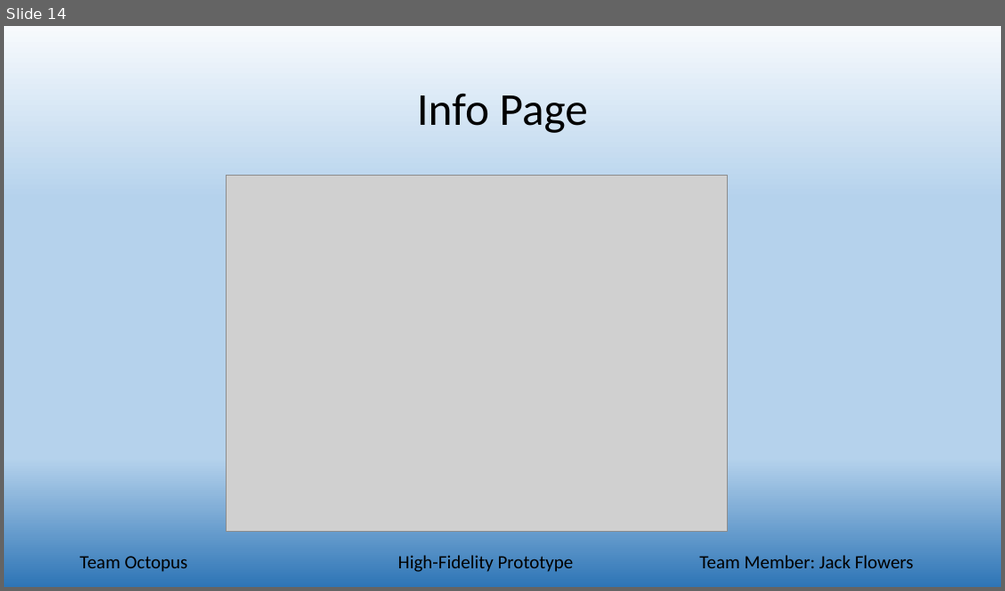
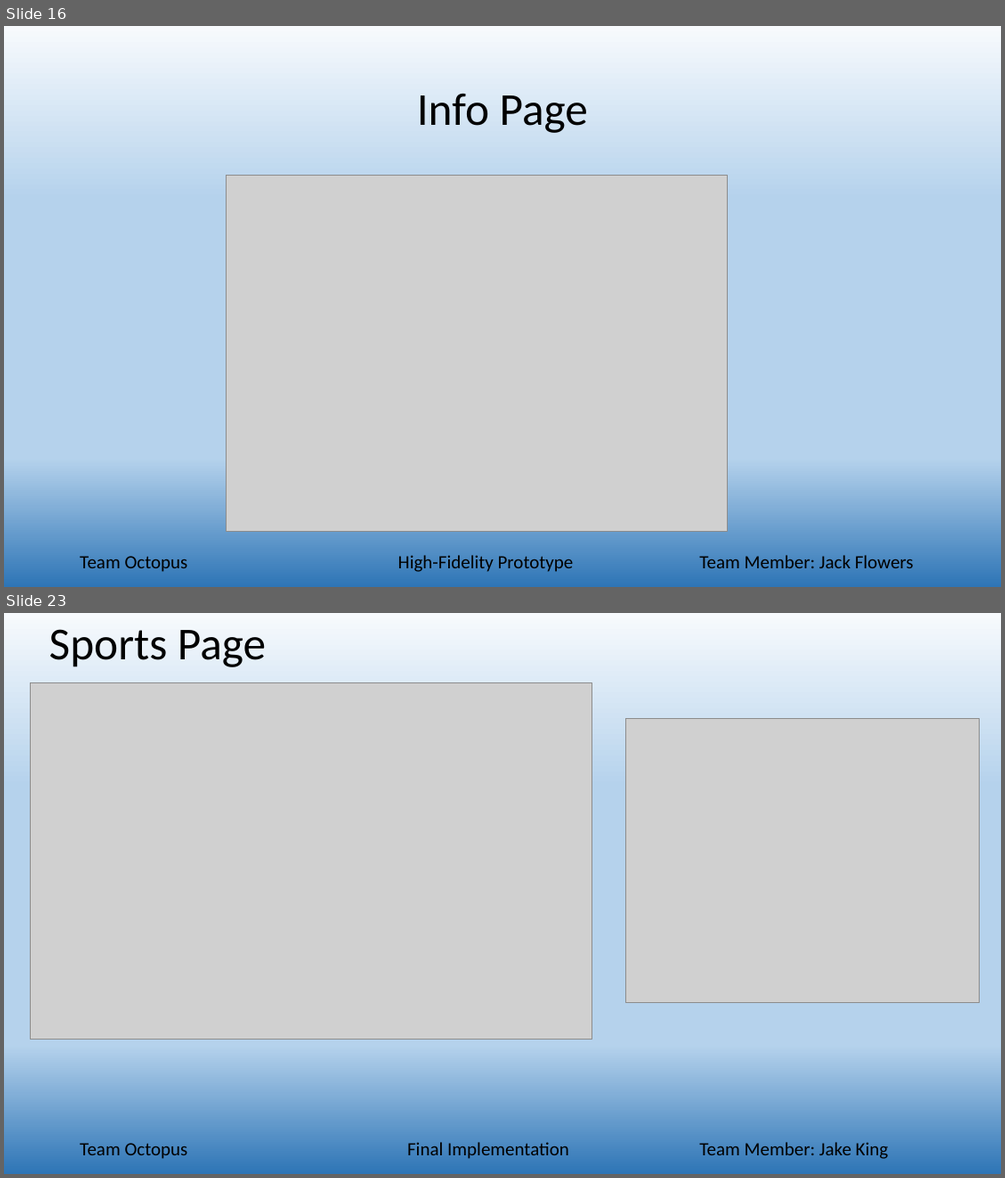
Before and after one commit to alwill/SchoolProjects, a slide deck: TeamOctopus/phase6/team_Octopus_Presentation.pptx. Shown one above the other, each under a label of ours: slide 14 before the commit, slides 16 and 23 after it; the slides between them are not shown. The pictures are 1005x591 and 1005x1178 pixels, drawn with LibreOffice and Linux fonts; fonts in the diff are those of the drawing; grey boxes stand for pictures. Boxes give left, top, right and bottom in pixels: in the first picture for what was removed or moved away, otherwise in the second. Text is boxed around its words. In the diff, an @@ line names an element or a change of style, - is before the commit and + after.

```diff
--- a/TeamOctopus/phase6/team_Octopus_Presentation.pptx
+++ b/TeamOctopus/phase6/team_Octopus_Presentation.pptx
@@ slide 23 added at (x1=4, y1=613, x2=1001, y2=1174), background gradient #F7FAFD to #B5D2EC to #2E75B6 @@
@@ title added at (x1=49, y1=629, x2=266, y2=667), 44 pt, text #000000 @@
+Sports Page
@@ picture added at (x1=30, y1=682, x2=591, y2=1038) @@
@@ picture added at (x1=626, y1=718, x2=979, y2=1002) @@
@@ text added at (x1=80, y1=1143, x2=188, y2=1159), 18 pt, text #000000 @@
+Team Octopus
@@ text added at (x1=407, y1=1142, x2=569, y2=1159), 18 pt, text #000000 @@
+Final Implementation
@@ text added at (x1=699, y1=1142, x2=889, y2=1159), 18 pt, text #000000 @@
+Team Member: Jake King
@@ what was slide 14 is now slide 16 @@
```
Also in this commit, not shown: 8 other slides added.
